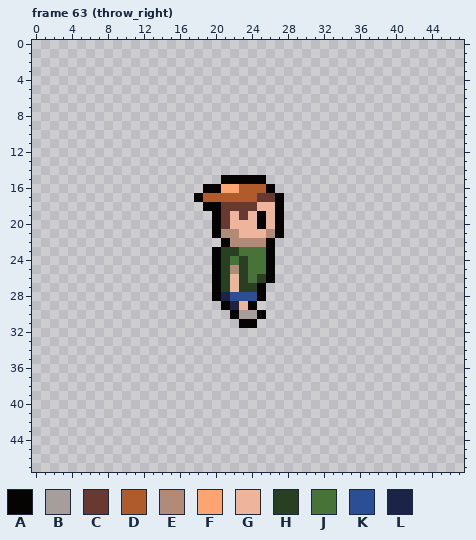
Pixel-art file, stored at art/characters/playerA.aseprite. Above, as it was before the edit.
48x48 pixels, 69 frames. Shown: frame 63 (throw_right). The commit also changed other frames, which this record leaves out.
Visible layers, top first: "Layer 2", "Layer 1".
Palette (. is transparent): A #050403  B #a69e9a  C #673931  D #b05b2c  E #b28b78  F #fca570  G #eeb59c  H #293f21  J #477238  K #2b4e95  L #1b2447
Pixels before, frame 63 (throw_right), first column x 18:
15 ...AAAAA..
16 .AAFFDDDA.
17 ADDDDDDCCA
18 .AACCCCGGA
19 ..ACGCGAGA
20 ..ACGGGAGA
21 ..AEEGGGEA
22 ...AEEEEA.
23 ..AHHJJJA.
24 ..AHJHJJA.
25 ..AHEHJJA.
26 ..AHGHJHA.
27 ..AHGHHA..
28 ..ALKKKA..
29 ...ALGA...
30 ....ABBA..
31 .....AA...
After the commit:
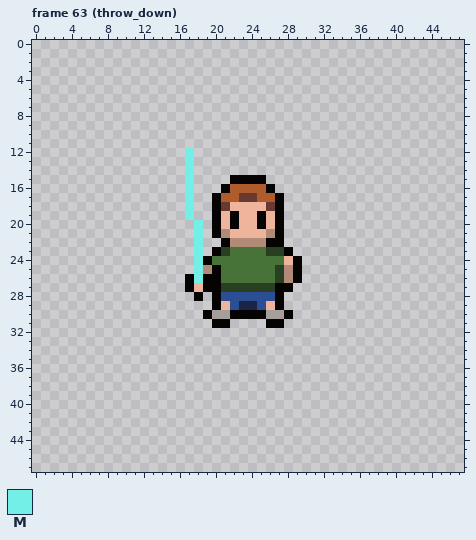
Colours new in this view: M #73efe8
Edits made:
Frame 63 (throw_down), layers "Layer 2", "Layer 1":
The edit adds colour A in row 22 at x 27; in row 23 at x 28; in row 24 at x 19 and 29; in row 25 at x 29; in row 26 at x 17, 19 and 29; in row 27 at x 17, 19 and 27 to 28.
The edit adds colour A in row 28 at x 18 and 27; in row 29 at x 20 and 27; in row 30 at x 19 and 28; in row 31 at x 20 to 21 and 26 to 27.
Colour B gives way to colour A in row 30 at x 23 to 24.
Colour D gives way to colour A in row 17 at x 20.
Colour F gives way to colour A in row 16 at x 21.
Colour G gives way to colour A in rows 19 to 20 at x 22.
The edit adds colour B in row 30 at x 20 to 21 and 26 to 27.
Colour D gives way to colour C in row 17 at x 23 to 24.
Colour G gives way to colour C in row 18 at x 26.
Colour C gives way to colour D in row 17 at x 25 to 26.
Colour F gives way to colour D in row 16 at x 22.
The edit adds colour E in row 25 at x 19 and 28; in row 26 at x 28.
The edit adds colour G in row 24 at x 28; in row 27 at x 18; in row 29 at x 26.
Colour A gives way to colour G in row 29 at x 21.
Colour C gives way to colour G in row 18 at x 22 to 24; in row 19 at x 21 and 23; in row 20 at x 21.
Colour E gives way to colour G in row 21 at x 22.
The edit adds colour H in row 23 at x 27; in rows 25 to 26 at x 27; in row 27 at x 26.
Colour A gives way to colour H in row 23 at x 26; in row 27 at x 25.
Colour G gives way to colour H in row 27 at x 22.
The edit adds colour J in row 24 at x 27.
Colour A gives way to colour J in row 24 at x 20 and 26; in rows 25 to 26 at x 26.
Colour E gives way to colour J in row 25 at x 22.
Colour G gives way to colour J in row 26 at x 22.
Colour H gives way to colour J in row 23 at x 22; in rows 24 to 25 at x 21 and 23; in row 26 at x 21, 23 and 25.
The edit adds colour K in row 28 at x 26; in row 29 at x 25.
Colour A gives way to colour K in row 28 at x 25.
Colour L gives way to colour K in row 28 at x 21; in row 29 at x 22.
Colour A gives way to colour L in row 29 at x 24.
Colour G gives way to colour L in row 29 at x 23.
The edit adds colour M in rows 12 to 19 at x 17; in rows 20 to 26 at x 18.
The author cleared colour A in row 15 at x 21; in row 16 at x 19 to 20; in row 17 at x 18; in row 18 at x 19; in row 31 at x 23 to 24.
The author cleared colour D in row 17 at x 19.
Boxes around the changes in both pictures, in picture pixels (x1, y1, x2, y2):
changed: (185, 148, 302, 328)
